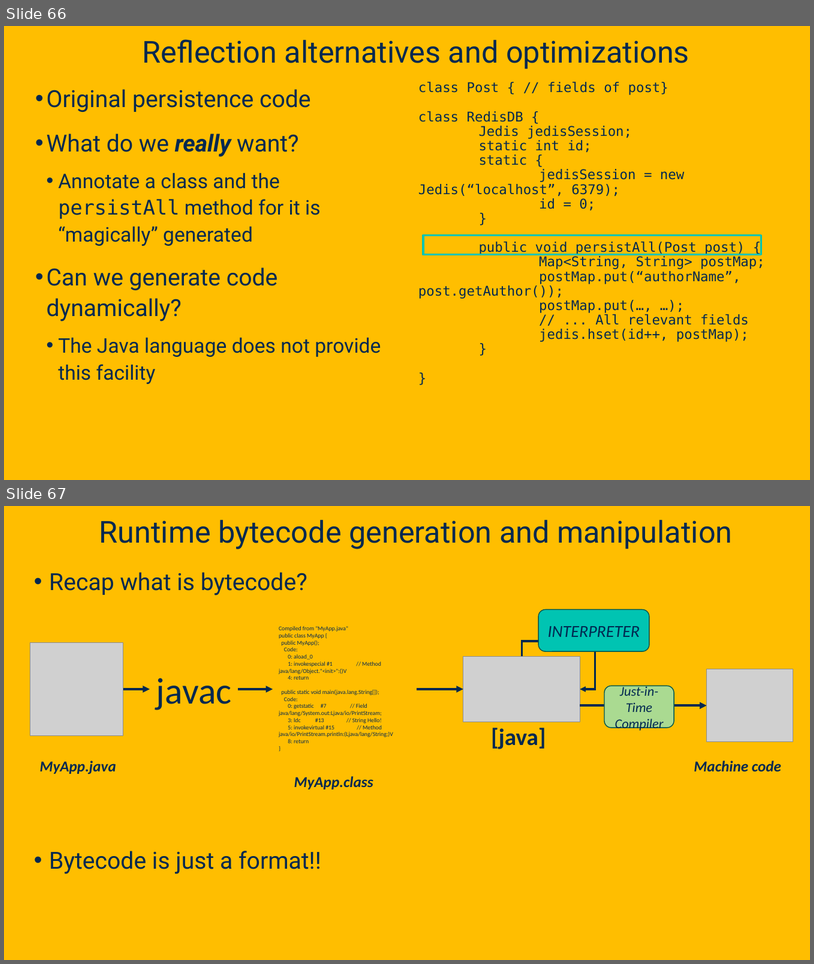
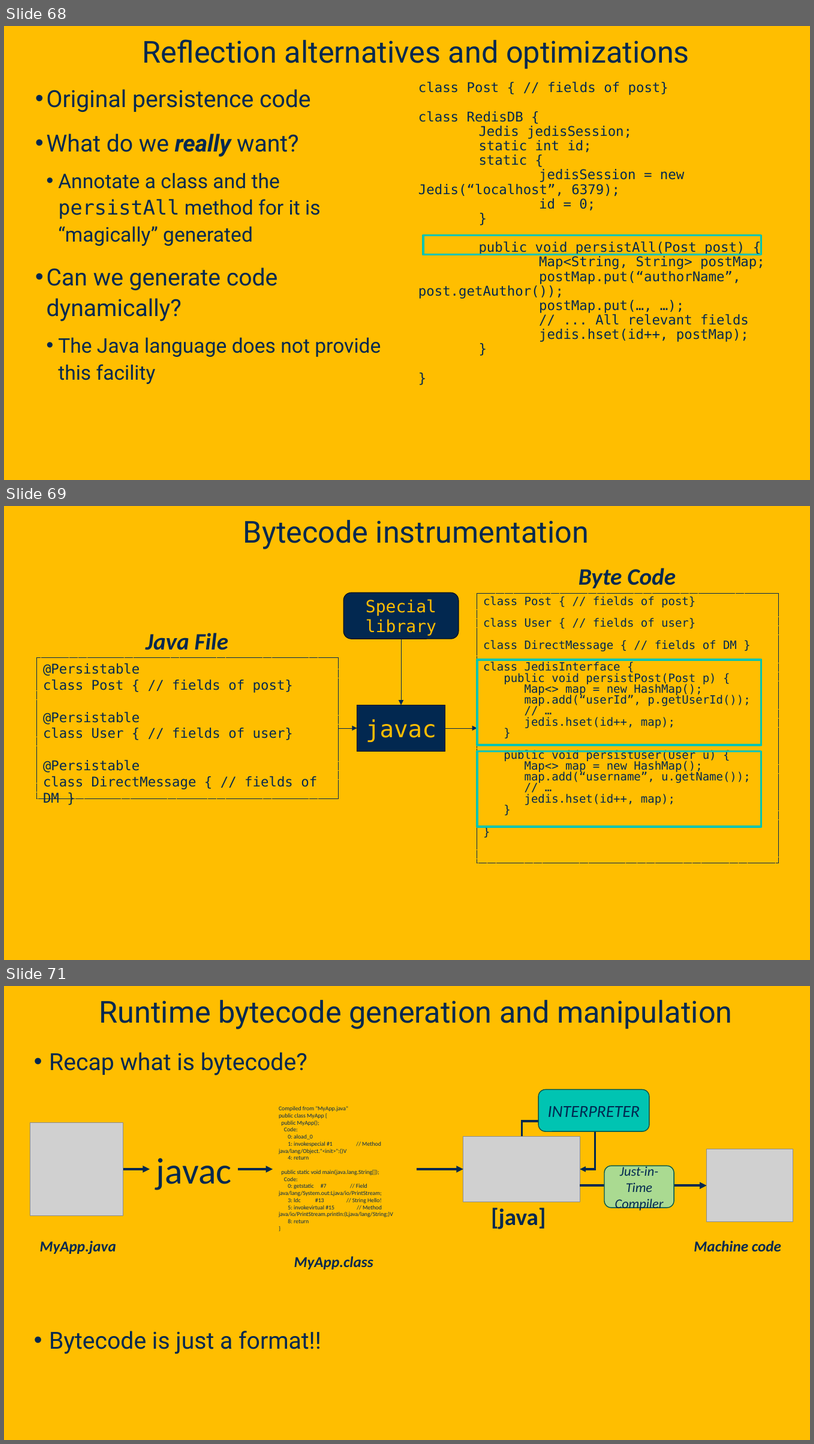
Before and after one commit to davsec-teaching/ecs160-f25, a slide deck: slides/5_annotations_and_reflection.pptx. Shown one above the other, each under a label of ours: slides 66 and 67 before the commit, slides 68, 69 and 71 after it; the slides between them are not shown. The pictures are 814x964 and 814x1444 pixels, drawn with LibreOffice and Linux fonts; fonts in the diff are those of the drawing; grey boxes stand for pictures; background and template pictures are left out. Boxes give left, top, right and bottom in pixels: in the first picture for what was removed or moved away, otherwise in the second. Text is boxed around its words. In the diff, an @@ line names an element or a change of style, - is before the commit and + after.

```diff
--- a/slides/5_annotations_and_reflection.pptx
+++ b/slides/5_annotations_and_reflection.pptx
@@ slide 69 added at (4,506,810,960), background picture (left out) @@
@@ title added at (243,520,589,549), 36 pt, text #022850 @@
+Bytecode instrumentation
@@ text added at (579,568,676,588), 28 pt, text #022850, bold, italic @@
+Byte Code
@@ rounded rectangle added at (344,592,459,639), fill #022850, outline #011223 1 pt, 20 pt, text #FFBE00 @@
+Special library
@@ rectangle added at (477,593,780,863), outline #022850 0.75 pt dashed, 13.6 pt, text #022850 @@
+class Post { // fields of post}
+class User { // fields of user}
+class DirectMessage { // fields of DM }
+class JedisInterface {
+public void persistPost(Post p) {
+Map<> map = new HashMap();
+map.add(“userId”, p.getUserId());
+// …
+jedis.hset(id++, map);
+}
+public void persistUser(User u) {
+Map<> map = new HashMap();
+map.add(“username”, u.getName());
+// …
+jedis.hset(id++, map);
+}
+}
@@ text added at (146,633,228,650), 28 pt, text #022850, bold, italic @@
+Java File
@@ arrow added from (401, 639) to (401, 705), #022850 0.5 pt @@
@@ text added at (36,657,339,799), outline #022850 0.75 pt dashed, 16 pt, text #022850 @@
+@Persistable
+class Post { // fields of post}
+@Persistable
+class User { // fields of user}
+@Persistable
+class DirectMessage { // fields of DM }
@@ rectangle added at (477,660,762,745), outline #00C4B2 2.5 pt @@
@@ rectangle added at (357,705,446,751), fill #022850, outline #011223 1 pt, 28 pt, text #FFBE00 @@
+javac
@@ arrow added from (339, 728) to (357, 728), #022850 0.5 pt @@
@@ arrow added from (446, 728) to (477, 728), #022850 0.5 pt @@
@@ rectangle added at (477,751,762,826), outline #00C4B2 2.5 pt @@
@@ what was slide 66 is now slide 68 @@
@@ what was slide 67 is now slide 71 @@
```
Also in this commit, not shown: 9 slides changed, 3 other slides added, 1 slide removed, 1 other file.
